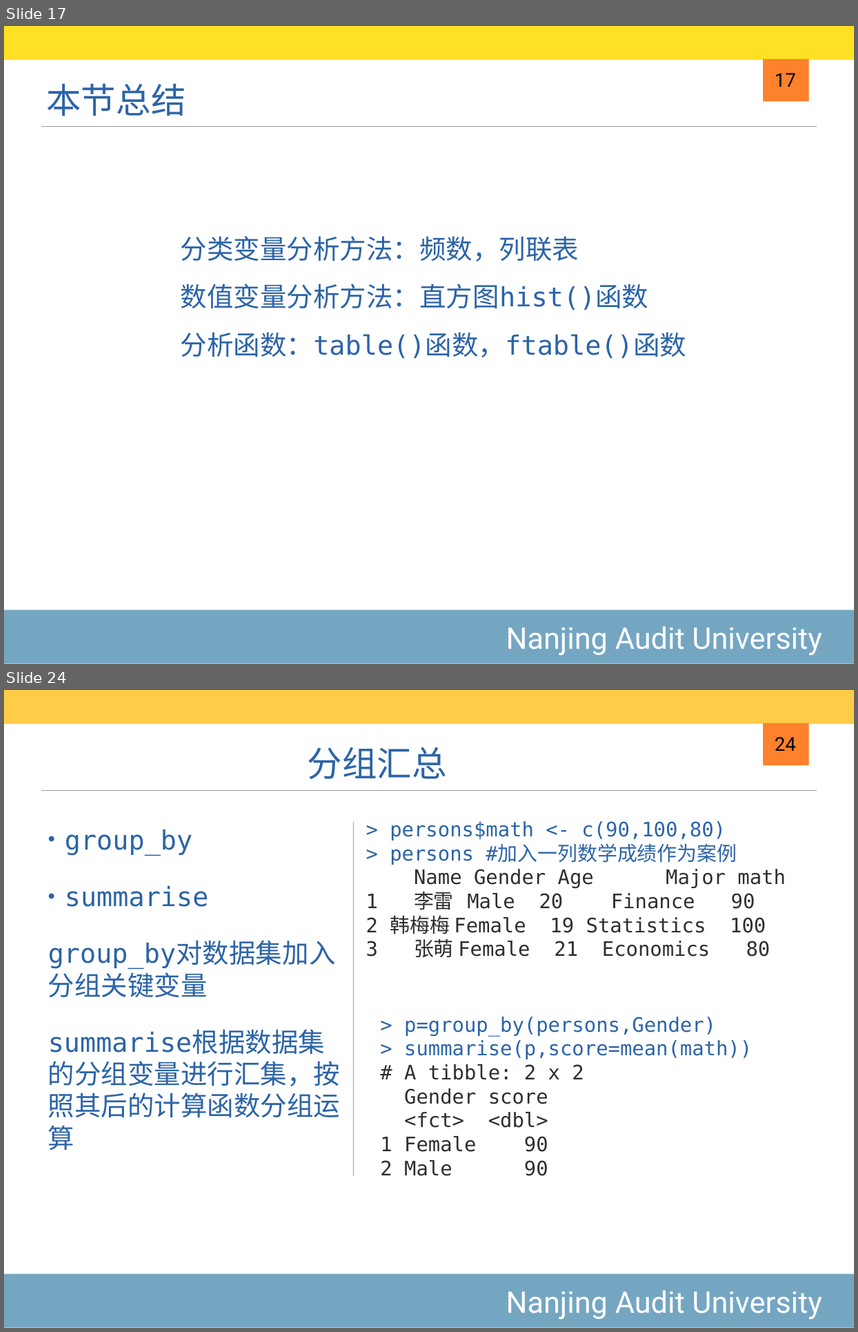
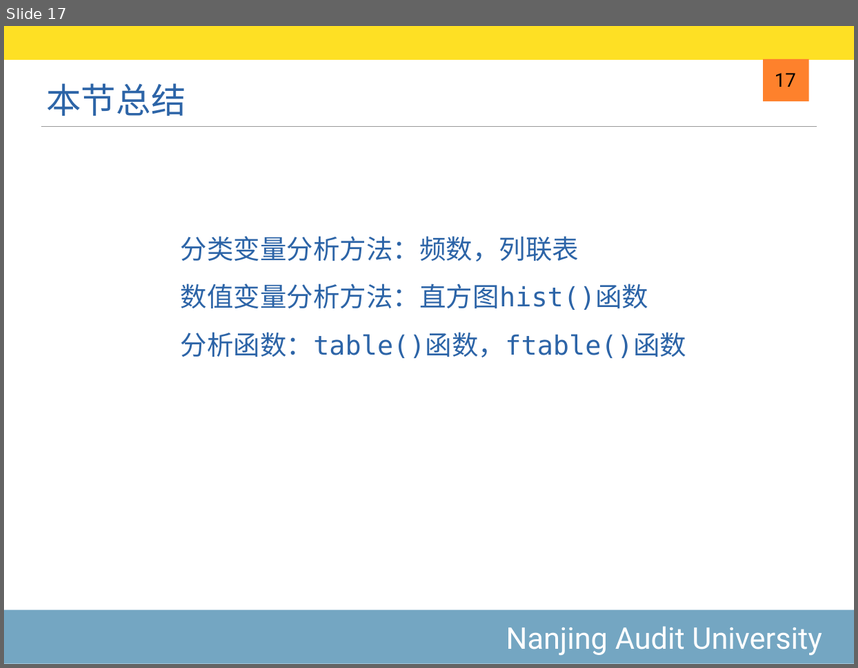
Before and after one commit to exoplanetX/DataAnalytics, a slide deck: 2019-6-数据框操作.pptx. Shown one above the other, each under a label of ours: slides 17 and 24 before the commit, slide 17 after it; the slides between them are not shown. The pictures are 858x1332 and 858x668 pixels, drawn with LibreOffice and Linux fonts; fonts in the diff are those of the drawing. Boxes give left, top, right and bottom in pixels: in the first picture for what was removed or moved away, otherwise in the second. Text is boxed around its words. In the diff, an @@ line names an element or a change of style, - is before the commit and + after.

```diff
--- a/2019-6-数据框操作.pptx
+++ b/2019-6-数据框操作.pptx
@@ slide 24 removed at (4,690,854,1328), background #FFFFFF; not listed: 3 template elements that a slide beside it also shows @@
@@ rectangle removed at (4,690,854,724) @@
@@ text removed at (307,747,446,779) @@
-分组汇总
@@ page number removed at (775,737,796,751) @@
-24
@@ text removed at (48,829,341,1150) @@
-• group_by
-• summarise
-group_by对数据集加入分组关键变量
-summarise根据数据集的分组变量进行汇集，按照其后的计算函数分组运算
@@ line removed from (354, 1176) to (354, 822) @@
@@ text removed at (366,821,786,957) @@
-> persons$math <- c(90,100,80)
-> persons #加入一列数学成绩作为案例
-Name Gender Age Major math
-1 李雷 Male 20 Finance 90
-2 韩梅梅 Female 19 Statistics 100
-3 张萌 Female 21 Economics 80
@@ text removed at (380,1016,752,1176) @@
-> p=group_by(persons,Gender)
-> summarise(p,score=mean(math))
-# A tibble: 2 x 2
-Gender score
-<fct> <dbl>
-1 Female 90
-2 Male 90
```
Also in this commit, not shown: 7 other slides removed, 2 other files.
